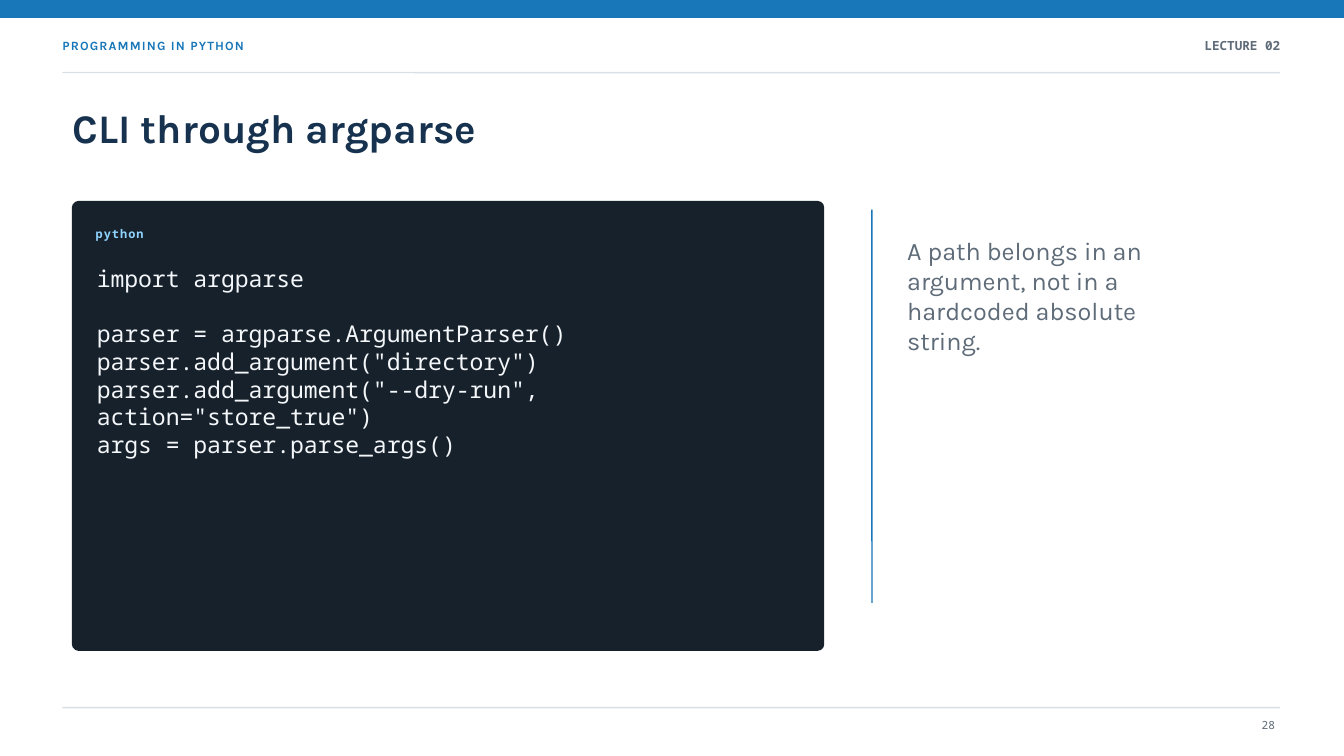
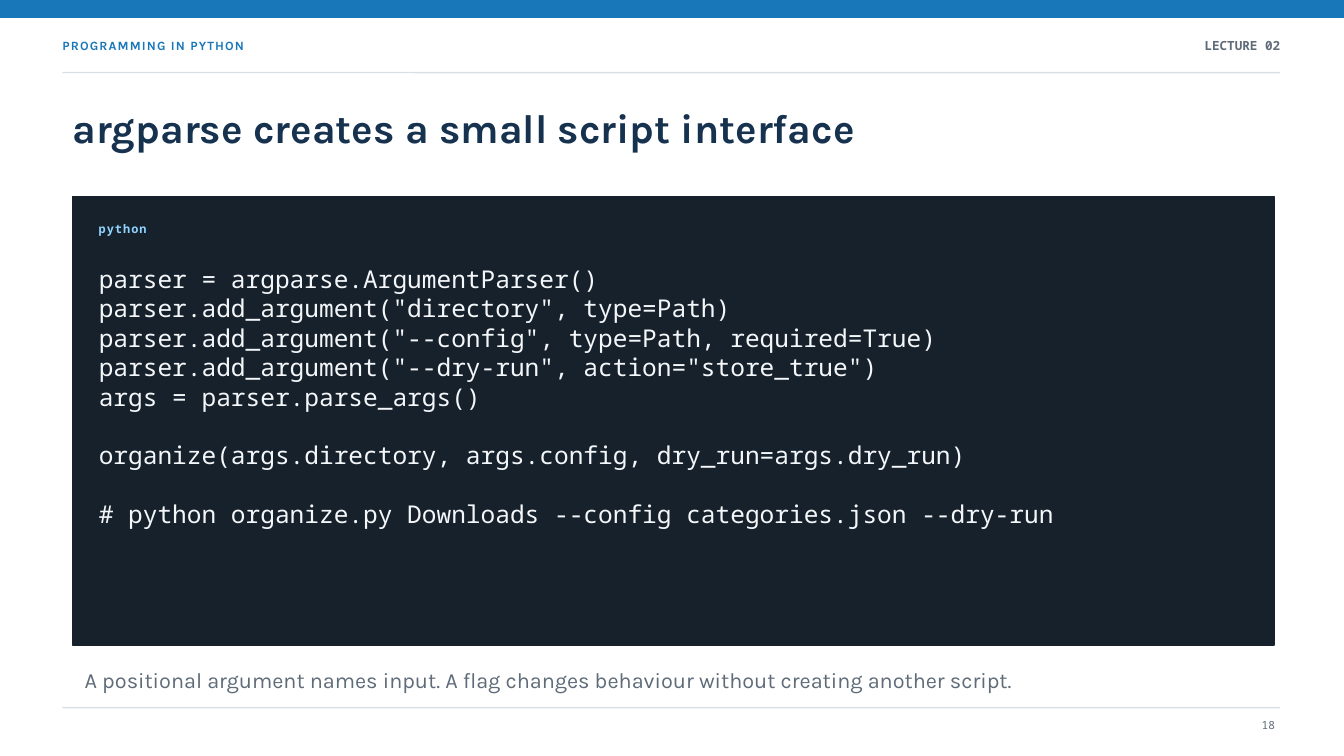
Before and after one commit to marek-horvath/python, a slide deck: slide 18 of presentations/02-skriptovanie-automatizacia.en.pptx (slide 28 before the commit). Drawn at 1344x756 pixels with LibreOffice and Linux fonts; fonts in the diff are those of the drawing. Boxes give left, top, right and bottom in pixels: in the first picture for what was removed or moved away, otherwise in the second. Text is boxed around its words. In the diff, an @@ line names an element or a change of style, - is before the commit and + after.

Commit message:
Improve lecture 02

```diff
--- a/presentations/02-skriptovanie-automatizacia.en.pptx
+++ b/presentations/02-skriptovanie-automatizacia.en.pptx
@@ text at [73,114,855,154]: text changed @@
-CLI through argparse
+argparse creates a small script interface
@@ rectangle: place and size @@
-rectangle at [73,202,824,650]
+rectangle at [73,197,1274,645]
@@ rectangle at [73,197,1274,645]: rounded rectangle to rectangle @@
@@ text "python": place and size @@
-text "python" at [96,229,144,241]
+text "python" at [99,224,147,236]
@@ line removed from (872, 210) to (872, 603) @@
@@ text at [97,269,304,293]: paragraph removed @@
-import argparse
@@ text removed at [907,242,1142,356] @@
-A path belongs in an argument, not in a hardcoded absolute string.
@@ text at [99,298,936,353]: text changed; size 16.5 to 17.5 pt @@
-parser.add_argument("directory")
+parser.add_argument("directory", type=Path)
+parser.add_argument("--config", type=Path, required=True)
@@ text at [99,270,877,412]: size 16.5 to 17.5 pt in "parser = argparse.ArgumentParser()", "parser.add_argument("--dry-run", action="store_true")", "args = parser.parse_args()" @@
@@ text at [99,445,1053,529]: paragraphs added @@
+organize(args.directory, args.config, dry_run=args.dry_run)
+# python organize.py Downloads --config categories.json --dry-run
@@ text added at [85,673,1012,694], 15.5 pt, text #5E6B78 @@
+A positional argument names input. A flag changes behaviour without creating another script.
@@ text at [1262,721,1275,729]: text changed @@
-28
+18
```
Also in this commit, not shown: 16 other slides changed, 8 slides added, 17 slides removed, 2 other files.
